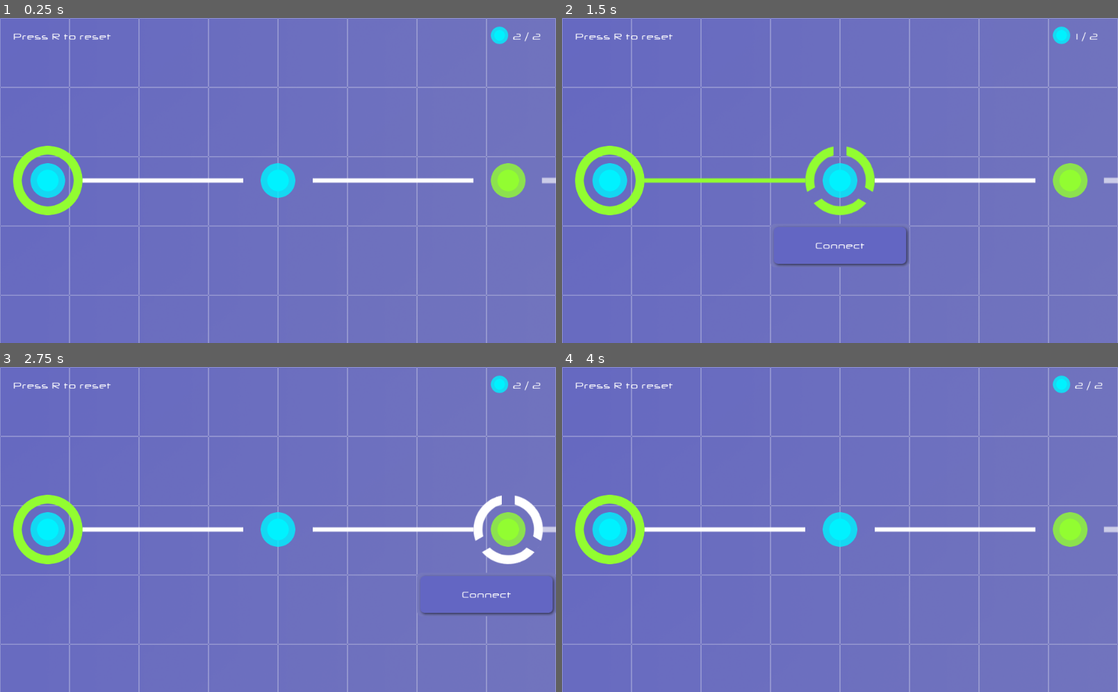
Above: before the commit, frames 1-4 (two rows, left to right).
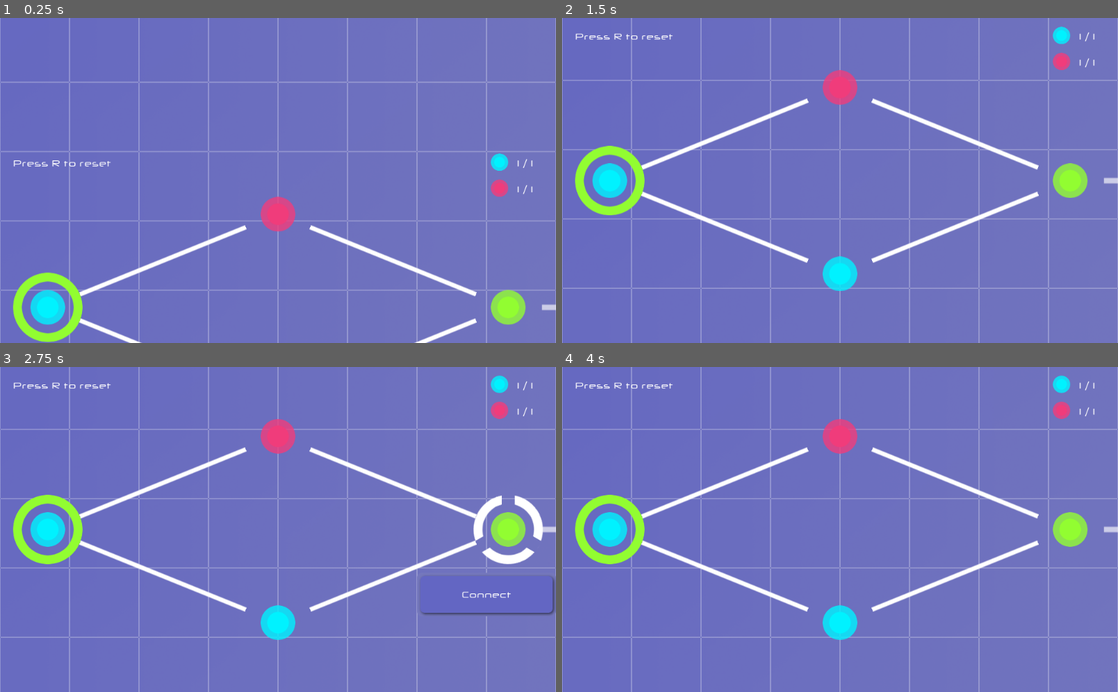
Above: after the commit, the same moments.

Repository: Maaack/Node-Traversal
Game: Godot game, scene res://Scenes/Main.tscn
Two runs of this game, one before a commit and one after it. Both use one fixed random seed, a clock stepped at 60 frames per second and the inputs below.
Inputs (mouse positions are in pixels of both pictures, inside the frame that each line leads up to):
- Up to frame 1 (0.25 s): no input
- Up to frame 2 (1.5 s): tap R (game_reset_action) at 0.5, 1.25 s; move the mouse to (612, 180) at 0.52 s; press the mouse at (612, 180) at 0.53 s; move the mouse to (840, 180) at 1.27 s; release the mouse at (840, 180) at 1.28 s; click (840, 180) at 1.35 s
- Up to frame 3 (2.75 s): tap R (game_reset_action) at 2 s; move the mouse to (505, 529) at 2.02 s; press the mouse at (505, 529) at 2.03 s
- Up to frame 4 (4 s): tap R (game_reset_action) at 2.75, 3.5 s; move the mouse to (812, 594) at 2.77 s; release the mouse at (812, 594) at 2.78 s; click (812, 594) at 2.85 s; move the mouse to (1006, 578) at 3.52 s; press the mouse at (1006, 578) at 3.53 s

The runs differ from the first frame. In frame 1, 10% of the frame differs, in the area x 0-100%, y 0-100%; in frame 2, 7.9%; in frame 3, 6.8%; in frame 4, 6.8%.

Commit message:
GAME-02: Starting 2nd chapter levels. Added red nodes and red unlocks.

Diff:
--- a/Scenes/GameLayer/GameLayer.tscn
+++ b/Scenes/GameLayer/GameLayer.tscn
@@ -1,14 +1,18 @@
-[gd_scene load_steps=10 format=2]
+[gd_scene load_steps=14 format=2]
 
 [ext_resource path="res://Scenes/GameLayer/IntrusionLevels/Chapter_0/Level_0_0.tscn" type="PackedScene" id=1]
 [ext_resource path="res://Scenes/GameLayer/GameLayer.gd" type="Script" id=2]
 [ext_resource path="res://Assets/Originals/Background.png" type="Texture" id=3]
+[ext_resource path="res://Scenes/GameLayer/IntrusionLevels/Chapter_1/Level_1_0.tscn" type="PackedScene" id=4]
+[ext_resource path="res://Scenes/GameLayer/IntrusionLevels/Chapter_1/Level_1_1.tscn" type="PackedScene" id=5]
 [ext_resource path="res://Scenes/GameLayer/IntrusionLevels/Chapter_0/Level_0_1.tscn" type="PackedScene" id=6]
 [ext_resource path="res://Scenes/GameLayer/IntrusionLevels/Chapter_0/Level_0_2.tscn" type="PackedScene" id=7]
 [ext_resource path="res://Scenes/GameLayer/IntrusionLevels/Chapter_0/Level_0_3.tscn" type="PackedScene" id=8]
 [ext_resource path="res://Scenes/GameLayer/IntrusionLevels/Chapter_0/Level_0_4.tscn" type="PackedScene" id=9]
+[ext_resource path="res://Scenes/GameLayer/IntrusionLevels/Chapter_1/Level_1_2.tscn" type="PackedScene" id=10]
 [ext_resource path="res://Scenes/GameLayer/IntrusionLevels/Chapter_0/Level_0_5.tscn" type="PackedScene" id=11]
 [ext_resource path="res://Scenes/GameLayer/IntrusionLevels/Chapter_0/Level_0_6.tscn" type="PackedScene" id=12]
+[ext_resource path="res://Scenes/GameLayer/IntrusionLevels/Chapter_1/Level_1_0.gd" type="Script" id=13]
 
 [node name="GameLayer" type="Control"]
 anchor_right = 1.0
@@ -18,6 +22,7 @@
 __meta__ = {
 "_edit_use_anchors_": false
 }
+starting_level_index = 7
 
 [node name="Game" type="Node2D" parent="."]
 
@@ -50,6 +55,18 @@
 [node name="Level_0_6" parent="Game" instance=ExtResource( 12 )]
 position = Vector2( 6912, 0 )
 
+[node name="Level_1_0" parent="Game" instance=ExtResource( 4 )]
+position = Vector2( 0, 864 )
+
+[node name="Level_1_1" parent="Game" groups=[
+"LEVEL",
+] instance=ExtResource( 5 )]
+position = Vector2( 1152, 864 )
+
+[node name="Level_1_2" parent="Game" instance=ExtResource( 10 )]
+position = Vector2( 2304, 864 )
+script = ExtResource( 13 )
+
 [node name="Camera2D" type="Camera2D" parent="Game"]
 anchor_mode = 0
 current = true
--- a/Scenes/GameLayer/IntrusionLevels/Chapter_0/Level_0_0.gd
+++ b/Scenes/GameLayer/IntrusionLevels/Chapter_0/Level_0_0.gd
@@ -11,23 +11,35 @@
 var current_unlocks
 
 func _ready():
-	_reset_level()
+	._ready()
 
 func _update_tool_counts():
 	if is_instance_valid(unlocks_count_node):
 		unlocks_count_node.text = "%d / %d" % [current_unlocks, starting_unlocks]
 
 func _connect_player_to_node(node:IntrusionNode):
-	if current_unlocks > 0:
+	if _can_unlock(node):
 		var connected = ._connect_player_to_node(node)
 		if connected:
-			current_unlocks -= 1
-			_update_tool_counts()
+			_remove_unlock(node)
+
+func _can_unlock(node:IntrusionNode) -> bool :
+	if node.is_in_group('BLUE_NODE') or node.is_in_group('GREEN_NODE'):
+		return current_unlocks > 0
+	return false
+
+func _remove_unlock(node:IntrusionNode):
+	if node.is_in_group('BLUE_NODE') or node.is_in_group('GREEN_NODE'):
+		current_unlocks -= 1
+		_update_tool_counts()
+
+func _reset_locks():
+	current_unlocks = starting_unlocks
+	_update_tool_counts()
 
 func _reset_level():
+	_reset_locks()
 	._reset_level()
-	current_unlocks = starting_unlocks
-	_update_tool_counts()
 
 func set_starting_unlocks(value:int):
 	starting_unlocks = value
--- a/Scenes/GameLayer/IntrusionLevels/Chapter_0/Level_0_0.tscn
+++ b/Scenes/GameLayer/IntrusionLevels/Chapter_0/Level_0_0.tscn
@@ -23,15 +23,15 @@
 [node name="DestinationNode" parent="." instance=ExtResource( 4 )]
 position = Vector2( 936, 300 )
 
+[node name="IntrusionPath" parent="." instance=ExtResource( 3 )]
+position = Vector2( 724, 300 )
+target_a_path = NodePath("../OpenNode")
+target_b_path = NodePath("../DestinationNode")
+
 [node name="IntrusionPath2" parent="." instance=ExtResource( 3 )]
 position = Vector2( 300, 300 )
 target_a_path = NodePath("../StartingNode")
 target_b_path = NodePath("../OpenNode")
-
-[node name="IntrusionPath" parent="." instance=ExtResource( 3 )]
-position = Vector2( 724, 300 )
-target_a_path = NodePath("../OpenNode")
-target_b_path = NodePath("../DestinationNode")
 
 [node name="DestinationPath" parent="." instance=ExtResource( 6 )]
 position = Vector2( 1088, 300 )
--- /dev/null
+++ b/Scenes/GameLayer/IntrusionLevels/Chapter_1/Level_1_0.gd
@@ -0,0 +1,37 @@
+tool
+extends ChapterOneLevel
+
+
+onready var red_unlocks_count_node = $ToolsNode/RedUnlocksCounter/UnlocksCount
+
+export(int) var starting_red_unlocks : int = 2 setget set_starting_red_unlocks
+
+var current_red_unlocks
+
+func _ready():
+	._ready()
+
+func _reset_locks():
+	current_red_unlocks = starting_red_unlocks
+	._reset_locks()
+
+func _can_unlock(node:IntrusionNode) -> bool:
+	if node.is_in_group('RED_NODE'):
+		return current_red_unlocks > 0
+	return ._can_unlock(node)
+
+func _remove_unlock(node:IntrusionNode):
+	if node.is_in_group('RED_NODE'):
+		current_red_unlocks -= 1
+		_update_tool_counts()
+	._remove_unlock(node)
+
+func _update_tool_counts():
+	if is_instance_valid(red_unlocks_count_node):
+		red_unlocks_count_node.text = "%d / %d" % [current_red_unlocks, starting_red_unlocks]
+	._update_tool_counts()
+
+func set_starting_red_unlocks(value:int):
+	starting_red_unlocks = value
+	if starting_red_unlocks != null:
+		_update_tool_counts()
--- /dev/null
+++ b/Scenes/GameLayer/IntrusionLevels/Chapter_1/Level_1_0.tscn
@@ -0,0 +1,41 @@
+[gd_scene load_steps=6 format=2]
+
+[ext_resource path="res://Scenes/GameLayer/IntrusionLevels/Chapter_0/Level_0_0.tscn" type="PackedScene" id=1]
+[ext_resource path="res://Scenes/GameLayer/IntrusionLevels/Chapter_1/Level_1_0.gd" type="Script" id=2]
+[ext_resource path="res://Scenes/GameLayer/IntrusionLevels/Counters/RedUnlocksCounter.tscn" type="PackedScene" id=3]
+[ext_resource path="res://Scenes/GameLayer/IntrusionPath/IntrusionPath.tscn" type="PackedScene" id=4]
+[ext_resource path="res://Scenes/GameLayer/IntrusionNode/RedNode/RedNode.tscn" type="PackedScene" id=5]
+
+[node name="Level_1_0" instance=ExtResource( 1 )]
+script = ExtResource( 2 )
+starting_unlocks = 1
+starting_red_unlocks = 1
+
+[node name="OpenNode" parent="." index="1"]
+position = Vector2( 512, 472 )
+
+[node name="RedNode" parent="." index="2" instance=ExtResource( 5 )]
+position = Vector2( 512, 128 )
+
+[node name="IntrusionPath" parent="." index="4"]
+position = Vector2( 724, 386 )
+target_a_path = NodePath("../../Level_1_0/OpenNode")
+target_b_path = NodePath("../../Level_1_0/DestinationNode")
+
+[node name="IntrusionPath2" parent="." index="5"]
+position = Vector2( 300, 386 )
+target_a_path = NodePath("../../Level_1_0/StartingNode")
+target_b_path = NodePath("../../Level_1_0/OpenNode")
+
+[node name="IntrusionPath3" parent="." index="6" instance=ExtResource( 4 )]
+position = Vector2( 300, 214 )
+target_a_path = NodePath("../StartingNode")
+target_b_path = NodePath("../RedNode")
+
+[node name="IntrusionPath4" parent="." index="7" instance=ExtResource( 4 )]
+position = Vector2( 724, 214 )
+target_a_path = NodePath("../RedNode")
+target_b_path = NodePath("../DestinationNode")
+
+[node name="RedUnlocksCounter" parent="ToolsNode" index="1" instance=ExtResource( 3 )]
+position = Vector2( -80, 56 )
--- /dev/null
+++ b/Scenes/GameLayer/IntrusionLevels/Chapter_1/Level_1_1.tscn
@@ -0,0 +1,54 @@
+[gd_scene load_steps=4 format=2]
+
+[ext_resource path="res://Scenes/GameLayer/IntrusionLevels/Chapter_1/Level_1_0.tscn" type="PackedScene" id=1]
+[ext_resource path="res://Scenes/GameLayer/IntrusionPath/IntrusionPath.tscn" type="PackedScene" id=2]
+[ext_resource path="res://Scenes/GameLayer/IntrusionNode/OpenNode/OpenNode.tscn" type="PackedScene" id=3]
+
+[node name="Level_1_1" instance=ExtResource( 1 )]
+starting_unlocks = 2
+
+[node name="OpenNode" parent="." index="1"]
+position = Vector2( 320, 472 )
+
+[node name="OpenNode2" parent="." index="2" instance=ExtResource( 3 )]
+position = Vector2( 704, 472 )
+
+[node name="OpenNode3" parent="." index="3" instance=ExtResource( 3 )]
+position = Vector2( 704, 128 )
+
+[node name="RedNode" parent="." index="4"]
+position = Vector2( 320, 128 )
+
+[node name="IntrusionPath" parent="." index="6"]
+position = Vector2( 512, 472 )
+target_a_path = NodePath("../OpenNode")
+target_b_path = NodePath("../OpenNode2")
+
+[node name="IntrusionPath2" parent="." index="7"]
+position = Vector2( 204, 386 )
+target_a_path = NodePath("../StartingNode")
+target_b_path = NodePath("../OpenNode")
+
+[node name="IntrusionPath3" parent="." index="8"]
+position = Vector2( 204, 214 )
+target_a_path = NodePath("../../Level_1_1/StartingNode")
+target_b_path = NodePath("../../Level_1_1/RedNode")
+
+[node name="IntrusionPath4" parent="." index="9"]
+position = Vector2( 512, 300 )
+target_b_path = NodePath("../OpenNode2")
+
+[node name="IntrusionPath5" parent="." index="14" instance=ExtResource( 2 )]
+position = Vector2( 512, 300 )
+target_a_path = NodePath("../OpenNode")
+target_b_path = NodePath("../OpenNode3")
+
+[node name="IntrusionPath6" parent="." index="15" instance=ExtResource( 2 )]
+position = Vector2( 820, 214 )
+target_a_path = NodePath("../OpenNode3")
+target_b_path = NodePath("../DestinationNode")
+
+[node name="IntrusionPath7" parent="." index="16" instance=ExtResource( 2 )]
+position = Vector2( 820, 386 )
+target_a_path = NodePath("../OpenNode2")
+target_b_path = NodePath("../DestinationNode")
--- /dev/null
+++ b/Scenes/GameLayer/IntrusionLevels/Chapter_1/Level_1_2.tscn
@@ -0,0 +1,113 @@
+[gd_scene load_steps=5 format=2]
+
+[ext_resource path="res://Scenes/GameLayer/IntrusionLevels/Chapter_1/Level_1_1.tscn" type="PackedScene" id=1]
+[ext_resource path="res://Scenes/GameLayer/IntrusionPath/IntrusionPath.tscn" type="PackedScene" id=2]
+[ext_resource path="res://Scenes/GameLayer/IntrusionNode/OpenNode/OpenNode.tscn" type="PackedScene" id=3]
+[ext_resource path="res://Scenes/GameLayer/IntrusionNode/RedNode/RedNode.tscn" type="PackedScene" id=4]
+
+[node name="Level_1_2" groups=[
+"LEVEL",
+] instance=ExtResource( 1 )]
+starting_red_unlocks = 2
+
+[node name="OpenNode" parent="." index="1"]
+position = Vector2( 288, 472 )
+
+[node name="OpenNode2" parent="." index="2"]
+position = Vector2( 512, 472 )
+
+[node name="OpenNode3" parent="." index="3"]
+position = Vector2( 288, 128 )
+
+[node name="OpenNode4" parent="." index="4" instance=ExtResource( 3 )]
+position = Vector2( 512, 300 )
+
+[node name="OpenNode5" parent="." index="5" instance=ExtResource( 3 )]
+position = Vector2( 512, 128 )
+
+[node name="RedNode" parent="." index="6"]
+position = Vector2( 288, 300 )
+
+[node name="RedNode2" parent="." index="7" instance=ExtResource( 4 )]
+position = Vector2( 744.5, 472 )
+
+[node name="RedNode3" parent="." index="8" instance=ExtResource( 4 )]
+position = Vector2( 744, 300 )
+
+[node name="RedNode4" parent="." index="9" instance=ExtResource( 4 )]
+position = Vector2( 744, 128 )
+
+[node name="IntrusionPath" parent="." index="11"]
+position = Vector2( 400, 472 )
+target_a_path = NodePath("../../Level_1_2/OpenNode")
+target_b_path = NodePath("../../Level_1_2/OpenNode2")
+
+[node name="IntrusionPath2" parent="." index="12"]
+position = Vector2( 188, 386 )
+target_a_path = NodePath("../../Level_1_2/StartingNode")
+target_b_path = NodePath("../../Level_1_2/OpenNode")
+
+[node name="IntrusionPath3" parent="." index="13"]
+position = Vector2( 188, 300 )
+target_a_path = NodePath("../StartingNode")
+target_b_path = NodePath("../RedNode")
+
+[node name="IntrusionPath4" parent="." index="14"]
+position = Vector2( 400, 386 )
+target_a_path = NodePath("../../Level_1_2/RedNode")
+target_b_path = NodePath("../../Level_1_2/OpenNode2")
+
+[node name="IntrusionPath5" parent="." index="19"]
+position = Vector2( 400, 386 )
+target_a_path = NodePath("../../Level_1_2/OpenNode")
+target_b_path = NodePath("../OpenNode4")
+
+[node name="IntrusionPath6" parent="." index="20"]
+position = Vector2( 400, 214 )
+target_a_path = NodePath("../../Level_1_2/OpenNode3")
+target_b_path = NodePath("../OpenNode4")
+
+[node name="IntrusionPath7" parent="." index="21"]
+position = Vector2( 628.25, 472 )
+target_a_path = NodePath("../../Level_1_2/OpenNode2")
+target_b_path = NodePath("../RedNode2")
+
+[node name="IntrusionPath8" parent="." index="22" instance=ExtResource( 2 )]
+position = Vector2( 188, 214 )
+target_a_path = NodePath("../StartingNode")
+target_b_path = NodePath("../OpenNode3")
+
+[node name="IntrusionPath9" parent="." index="23" instance=ExtResource( 2 )]
+position = Vector2( 400, 214 )
+target_a_path = NodePath("../RedNode")
+target_b_path = NodePath("../OpenNode5")
+
+[node name="IntrusionPath10" parent="." index="24" instance=ExtResource( 2 )]
+position = Vector2( 744, 214 )
+target_a_path = NodePath("../RedNode4")
+target_b_path = NodePath("../RedNode3")
+
+[node name="IntrusionPath11" parent="." index="25" instance=ExtResource( 2 )]
+position = Vector2( 744.25, 386 )
+target_a_path = NodePath("../RedNode2")
+target_b_path = NodePath("../RedNode3")
+
+[node name="IntrusionPath12" parent="." index="26" instance=ExtResource( 2 )]
+position = Vector2( 840, 300 )
+target_a_path = NodePath("../RedNode3")
+target_b_path = NodePath("../DestinationNode")
+
+[node name="IntrusionPath13" parent="." index="27" instance=ExtResource( 2 )]
+position = Vector2( 628, 214 )
+target_a_path = NodePath("../OpenNode5")
+target_b_path = NodePath("../RedNode3")
+
+[node name="IntrusionPath14" parent="." index="28" instance=ExtResource( 2 )]
+position = Vector2( 628, 214 )
+target_a_path = NodePath("../OpenNode4")
+target_b_path = NodePath("../RedNode4")
+
+[node name="IntrusionPath15" parent="." index="29" instance=ExtResource( 2 )]
+position = Vector2( 628.25, 386 )
+target_a_path = NodePath("../OpenNode4")
+target_b_path = NodePath("../RedNode2")
--- /dev/null
+++ b/Scenes/GameLayer/IntrusionLevels/Counters/RedUnlocksCounter.tscn
@@ -0,0 +1,8 @@
+[gd_scene load_steps=2 format=2]
+
+[ext_resource path="res://Scenes/GameLayer/IntrusionLevels/Counters/UnlocksCounter.tscn" type="PackedScene" id=1]
+
+[node name="RedUnlocksCounter" instance=ExtResource( 1 )]
+
+[node name="Sprite" parent="." index="0"]
+modulate = Color( 0.945098, 0.239216, 0.486275, 1 )
--- a/Scenes/GameLayer/IntrusionLevels/IntrusionLevel.gd
+++ b/Scenes/GameLayer/IntrusionLevels/IntrusionLevel.gd
@@ -70,12 +70,15 @@
 			destination_path_node.modulate = character.color
 		emit_signal("destination_reached", self)
 
-func _reset_level():
+func _reset_player():
 	for level_child in get_children():
 		if level_child.is_in_group('START'):
 			continue
 		if level_child is IntrusionNode:
 			level_child.occupying_character = null
+
+func _reset_level():
+	_reset_player()
 
 func game_input(event):
 	_handle_input_event(event)
--- a/Scenes/GameLayer/IntrusionNode/DestinationNode/DestinationNode.tscn
+++ b/Scenes/GameLayer/IntrusionNode/DestinationNode/DestinationNode.tscn
@@ -6,6 +6,7 @@
 
 [node name="DestinationNode" groups=[
 "DESTINATION",
+"GREEN_NODE",
 ] instance=ExtResource( 1 )]
 script = ExtResource( 3 )
 action = ExtResource( 2 )
--- a/Scenes/GameLayer/IntrusionNode/OpenNode/OpenNode.tscn
+++ b/Scenes/GameLayer/IntrusionNode/OpenNode/OpenNode.tscn
@@ -3,7 +3,9 @@
 [ext_resource path="res://Scenes/GameLayer/IntrusionNode/IntrusionNode.tscn" type="PackedScene" id=1]
 [ext_resource path="res://Scenes/GameLayer/IntrusionAction/Actions/Connect.tres" type="Resource" id=2]
 
-[node name="OpenNode" instance=ExtResource( 1 )]
+[node name="OpenNode" groups=[
+"BLUE_NODE",
+] instance=ExtResource( 1 )]
 action = ExtResource( 2 )
 
 [node name="Center" parent="." index="0"]
--- /dev/null
+++ b/Scenes/GameLayer/IntrusionNode/RedNode/RedNode.tscn
@@ -0,0 +1,12 @@
+[gd_scene load_steps=3 format=2]
+
+[ext_resource path="res://Scenes/GameLayer/IntrusionAction/RangedCostAction/Actions/Attack.tres" type="Resource" id=1]
+[ext_resource path="res://Scenes/GameLayer/IntrusionNode/IntrusionNode.tscn" type="PackedScene" id=2]
+
+[node name="RedNode" groups=[
+"RED_NODE",
+] instance=ExtResource( 2 )]
+action = ExtResource( 1 )
+
+[node name="Center" parent="." index="0"]
+modulate = Color( 0.945098, 0.239216, 0.486275, 1 )
--- a/Scenes/GameLayer/IntrusionNode/SecureNode/SecureNode.tscn
+++ /dev/null
@@ -1,10 +0,0 @@
-[gd_scene load_steps=3 format=2]
-
-[ext_resource path="res://Scenes/GameLayer/IntrusionNode/IntrusionNode.tscn" type="PackedScene" id=1]
-[ext_resource path="res://Scenes/GameLayer/IntrusionAction/RangedCostAction/Actions/Attack.tres" type="Resource" id=2]
-
-[node name="SecureNode" instance=ExtResource( 1 )]
-action = ExtResource( 2 )
-
-[node name="Center" parent="." index="0"]
-modulate = Color( 0.992157, 0.0941176, 0.45098, 1 )
